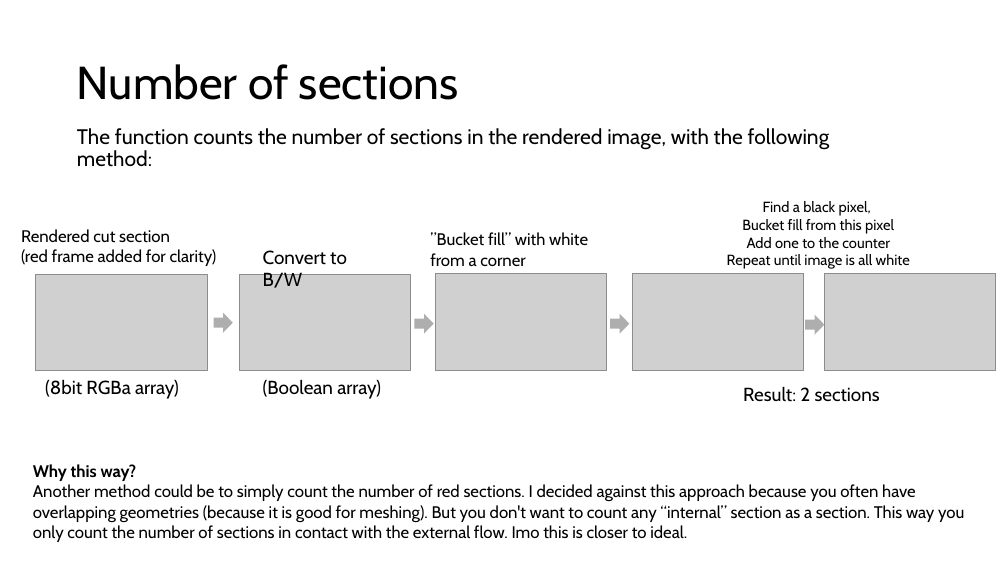
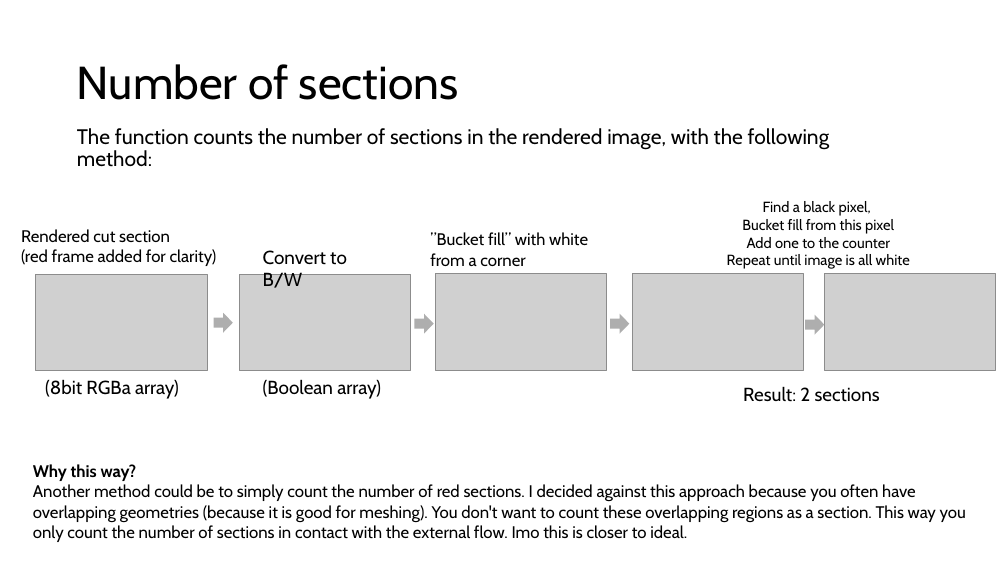
Before and after one commit to KoldskaalEng/autoScrutineer, a slide deck: slide 8 of introduction Auto-scrutineer.pptx. Drawn at 1008x567 pixels with LibreOffice and Linux fonts; fonts in the diff are those of the drawing; grey boxes stand for pictures. Boxes give left, top, right and bottom in pixels: in the first picture for what was removed or moved away, otherwise in the second. Text is boxed around its words. In the diff, an @@ line names an element or a change of style, - is before the commit and + after.

```diff
--- a/introduction Auto-scrutineer.pptx
+++ b/introduction Auto-scrutineer.pptx
@@ text at [33, 484, 966, 542]: text changed @@
-Another method could be to simply count the number of red sections. I decided against this approach because you often have overlapping geometries (because it is good for meshing). But you don't want to count any “internal” section as a section. This way you only count the number of sections in contact with the external flow. Imo this is closer to ideal.
+Another method could be to simply count the number of red sections. I decided against this approach because you often have overlapping geometries (because it is good for meshing). You don't want to count these overlapping regions as a section. This way you only count the number of sections in contact with the external flow. Imo this is closer to ideal.
```
Also in this commit, not shown: 11 other slides changed, 1 slide added, 42 other files.
